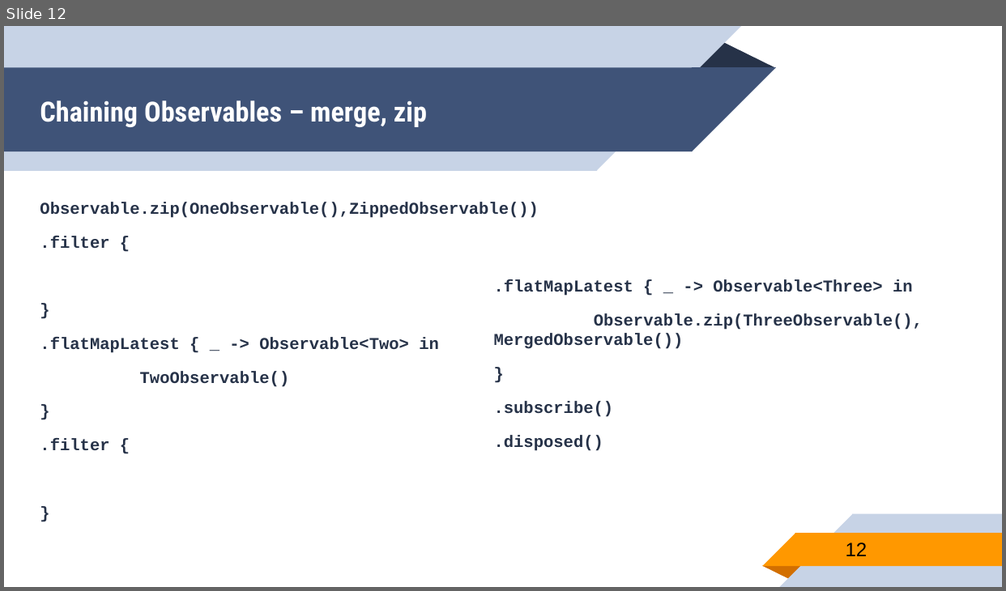
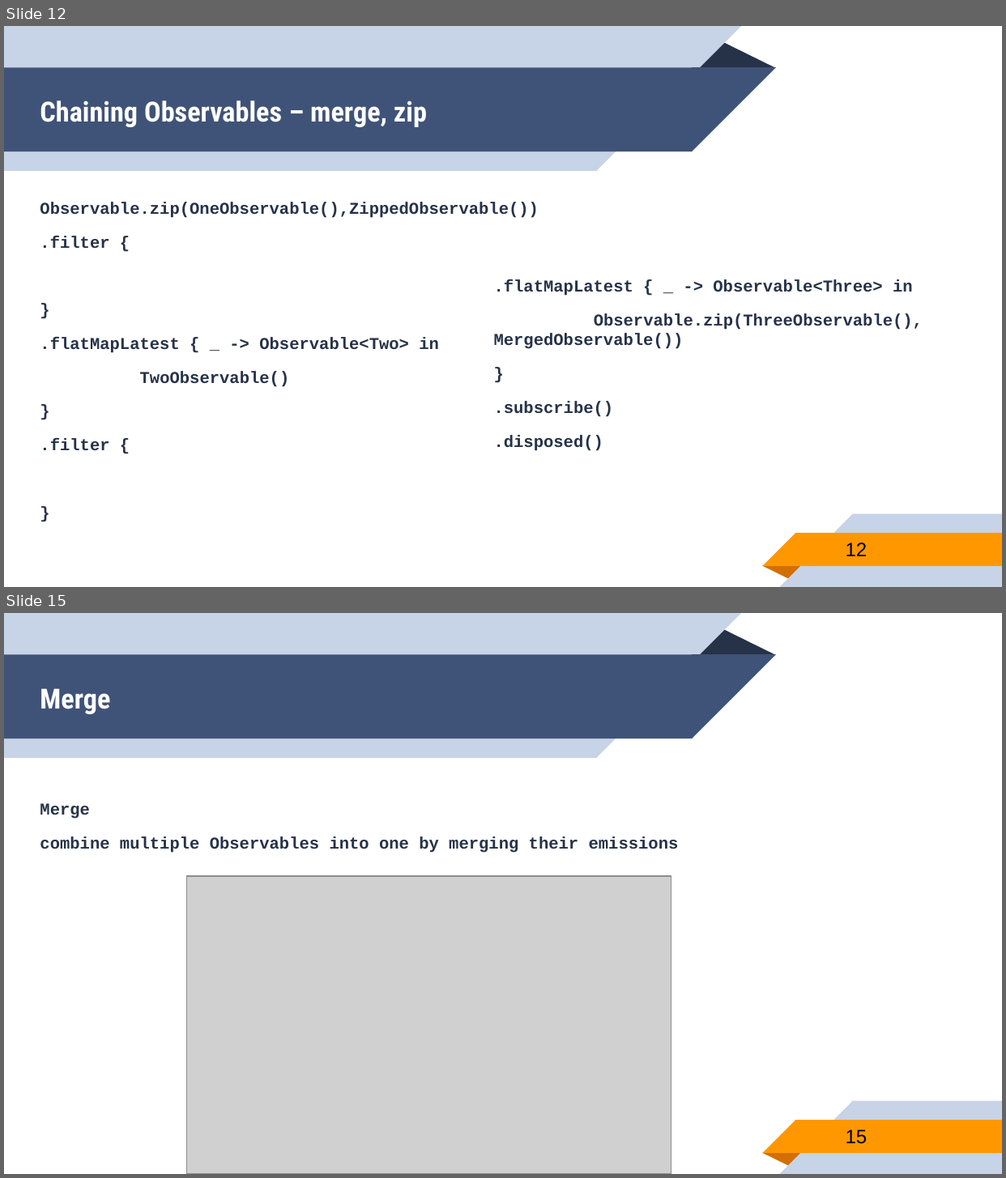
Before and after one commit to younghwankim/RxSwiftClass, a slide deck: ChainObservable/ObservableChain.pptx. Shown one above the other, each under a label of ours: slide 12 before the commit, slides 12 and 15 after it; the slides between them are not shown. The pictures are 1006x591 and 1006x1178 pixels, drawn with LibreOffice and Linux fonts; fonts in the diff are those of the drawing; grey boxes stand for pictures. Boxes give left, top, right and bottom in pixels: in the first picture for what was removed or moved away, otherwise in the second. Text is boxed around its words. In the diff, an @@ line names an element or a change of style, - is before the commit and + after.

Commit message:
Add Concat, Zip, Merge

```diff
--- a/ChainObservable/ObservableChain.pptx
+++ b/ChainObservable/ObservableChain.pptx
@@ slide 15 added at bbox=[4, 613, 1002, 1174], background #FFFFFF; not listed: 10 template elements that a slide beside it also shows @@
@@ title added at bbox=[40, 688, 110, 714], 20 pt, text #FFFFFF, bold @@
+Merge
@@ text added at bbox=[40, 803, 679, 853], 12 pt, text #263248, bold @@
+Merge
+combine multiple Observables into one by merging their emissions
@@ picture added at bbox=[186, 876, 671, 1174] @@
@@ page number added at bbox=[846, 1130, 867, 1144], 14 pt, text #000000 @@
+15
```
Also in this commit, not shown: 2 other slides added, 1 other file.
